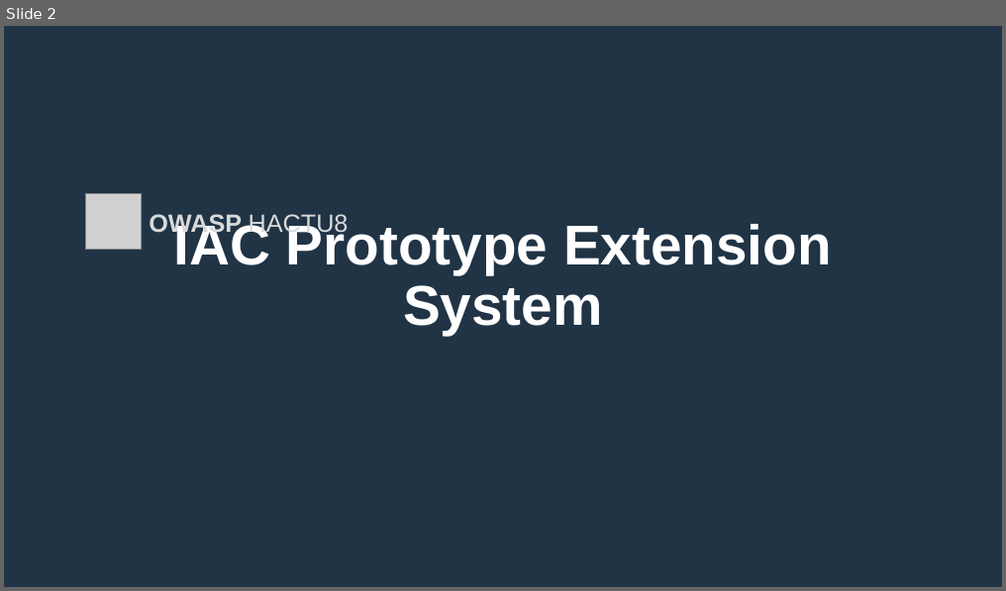
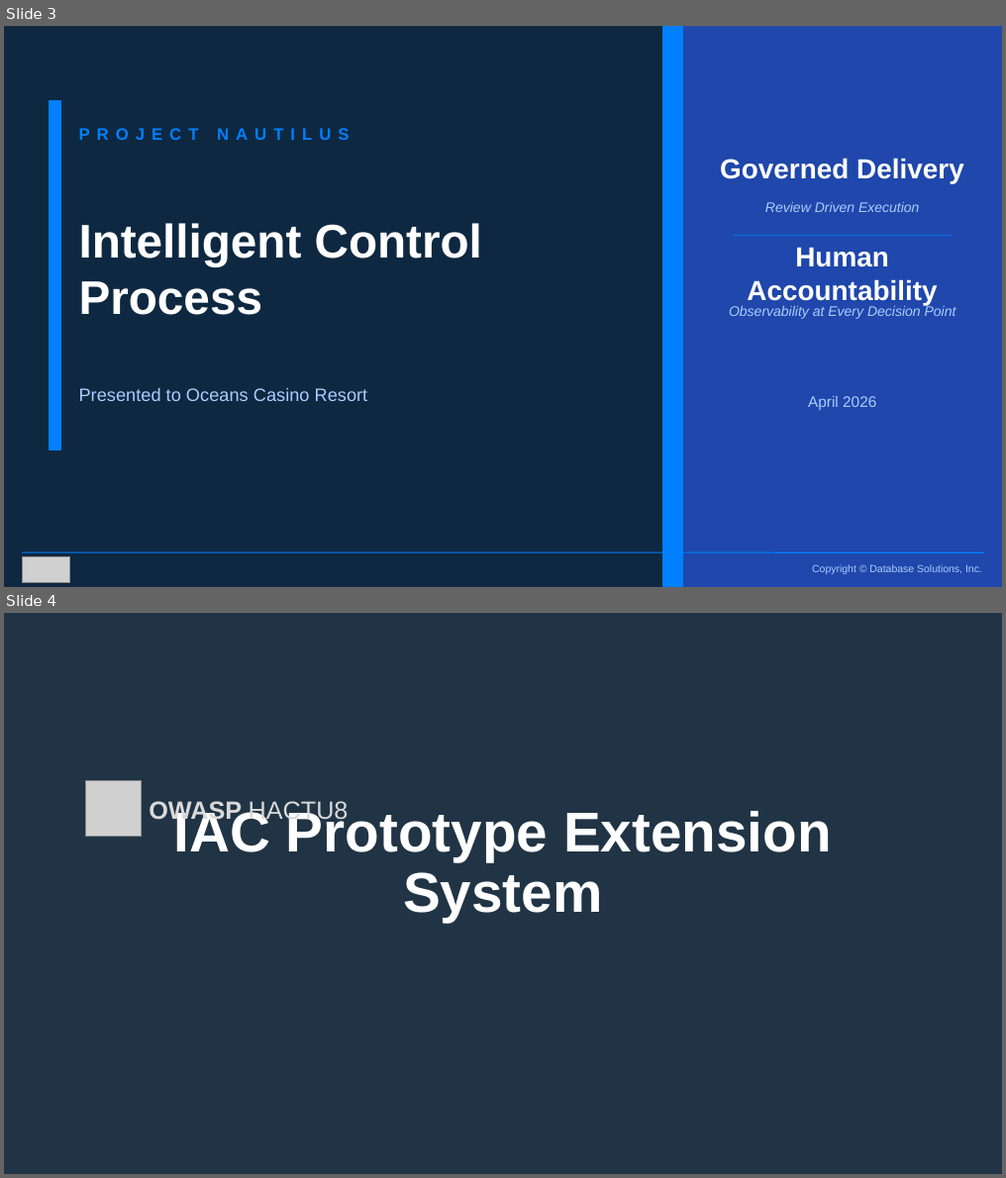
Before and after one commit to markroxai/markrox.ai, a slide deck: templates/PostImage.pptx. Shown one above the other, each under a label of ours: slide 2 before the commit, slides 3 and 4 after it. The pictures are 1006x591 and 1006x1178 pixels, drawn with LibreOffice and Linux fonts; fonts in the diff are those of the drawing; grey boxes stand for pictures. Boxes give left, top, right and bottom in pixels: in the first picture for what was removed or moved away, otherwise in the second. Text is boxed around its words. In the diff, an @@ line names an element or a change of style, - is before the commit and + after.

Commit message:
post: intelligent control process

```diff
--- a/templates/PostImage.pptx
+++ b/templates/PostImage.pptx
@@ slide 3 added at [4,26,1002,587], background #0E2841 @@
@@ rectangle added at [662,26,683,587], fill #0080FF, outline #0080FF 1 pt @@
@@ rectangle added at [683,26,1002,587], fill #1F47AC, outline #1F47AC 1 pt @@
@@ rectangle added at [49,101,60,451], fill #0080FF, outline #0080FF 1 pt @@
@@ text added at [79,107,638,160], 16 pt, text #0080FF, bold @@
+PROJECT NAUTILUS
@@ text added at [720,158,964,184], 26.7 pt, text #FFFFFF, bold @@
+Governed Delivery
@@ text added at [765,202,919,212], 13.3 pt, text #AACCFF, italic @@
+Review Driven Execution
@@ text added at [79,223,482,315], 45.3 pt, text #FFFFFF, bold @@
+Intelligent Control Process
@@ line added from (733, 236) to (952, 236), #0080FF 0.8 pt @@
@@ text added at [746,247,937,305], 26.7 pt, text #FFFFFF, bold @@
+Human Accountability
@@ text added at [729,305,956,319], 13.3 pt, text #AACCFF, italic @@
+Observability at Every Decision Point
@@ text added at [79,388,368,401], 17.3 pt, text #AACCFF @@
+Presented to Oceans Casino Resort
@@ text added at [808,396,876,410], 14.7 pt, text #AACCFF @@
+April 2026
@@ line added from (22, 553) to (984, 553), #0080FF 1 pt @@
@@ picture added at [22,557,70,583] @@
@@ text added at [812,565,982,574], 10 pt, text #AACCFF @@
+Copyright © Database Solutions, Inc.
@@ what was slide 2 is now slide 4 @@
```
Also in this commit, not shown: 1 other slide added, 4 other files.
